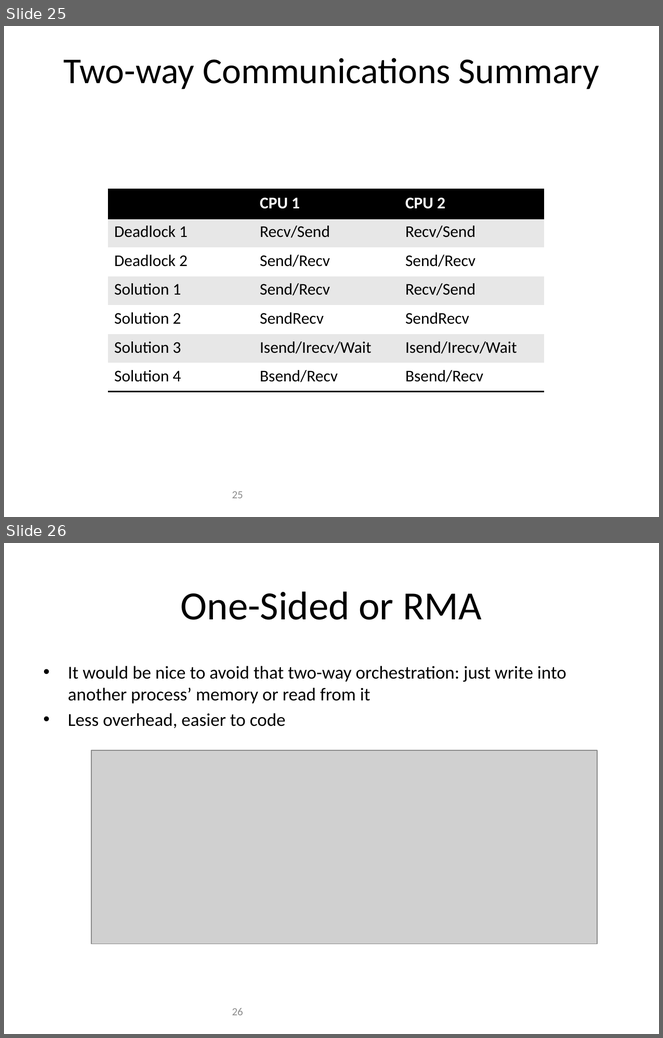
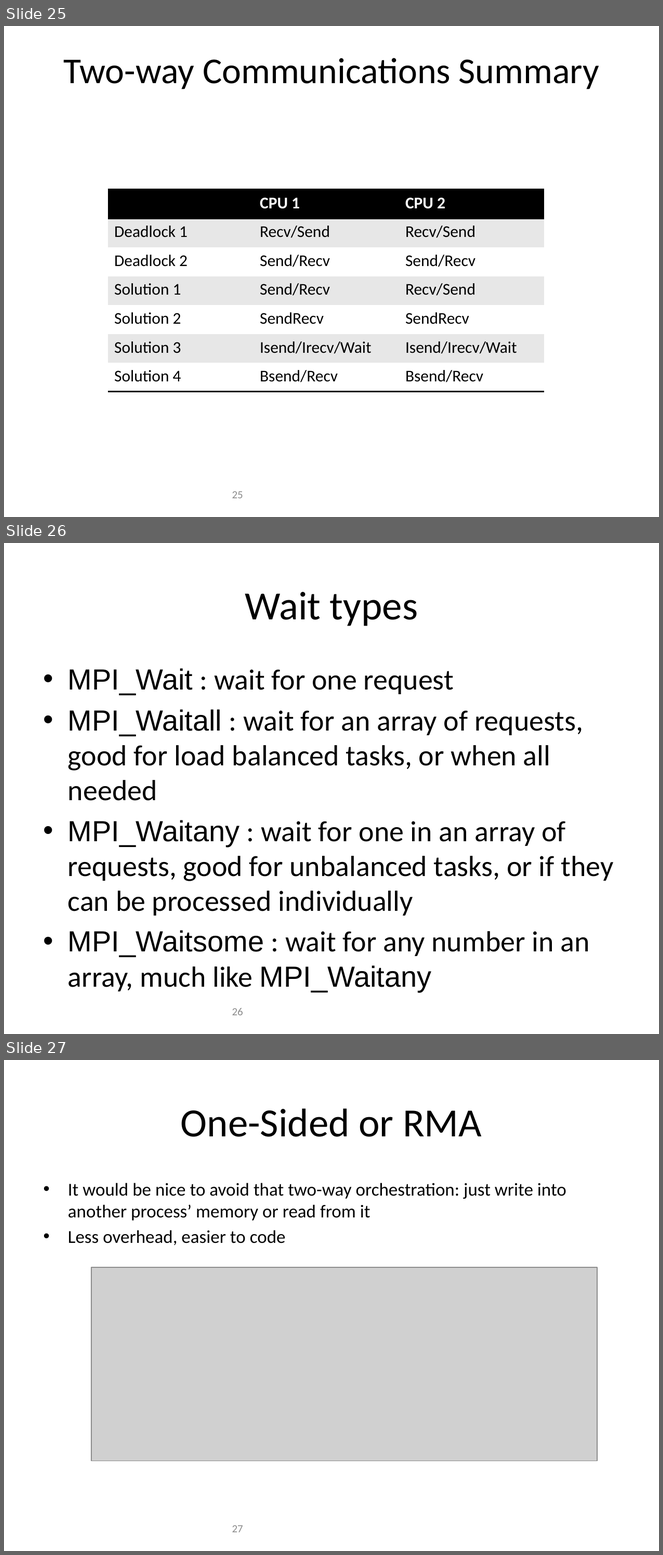
Before and after one commit to allenyllee/Parallel-Computing-Book, a slide deck: slides/MPI/MPI-point2point.pptx. Shown one above the other, each under a label of ours: slides 25 and 26 before the commit, slides 25, 26 and 27 after it. The pictures are 663x1038 and 663x1555 pixels, drawn with LibreOffice and Linux fonts; fonts in the diff are those of the drawing; grey boxes stand for pictures; background and template pictures are left out. Boxes give left, top, right and bottom in pixels: in the first picture for what was removed or moved away, otherwise in the second. Text is boxed around its words. In the diff, an @@ line names an element or a change of style, - is before the commit and + after.

Commit message:
2nd point-point lecture

```diff
--- a/slides/MPI/MPI-point2point.pptx
+++ b/slides/MPI/MPI-point2point.pptx
@@ slide 26 added at bbox=[4, 543, 659, 1034], background #FFFFFF @@
@@ title added at bbox=[245, 592, 418, 626], 44 pt, text #000000 @@
+Wait types
@@ text added at bbox=[68, 668, 613, 992], 32 pt, text #000000 @@
+• MPI_Wait : wait for one request
+• MPI_Waitall : wait for an array of requests, good for load balanced tasks, or when all needed
+• MPI_Waitany : wait for one in an array of requests, good for unbalanced tasks, or if they can be processed individually
+• MPI_Waitsome : wait for any number in an array, much like MPI_Waitany
@@ page number added at bbox=[232, 1008, 243, 1016], 12 pt, text #8C8C8C @@
+26
@@ what was slide 26 is now slide 27 @@
@@ page number at bbox=[232, 1525, 243, 1533]: text changed @@
-26
+27
```
Also in this commit, not shown: 3 other files.
